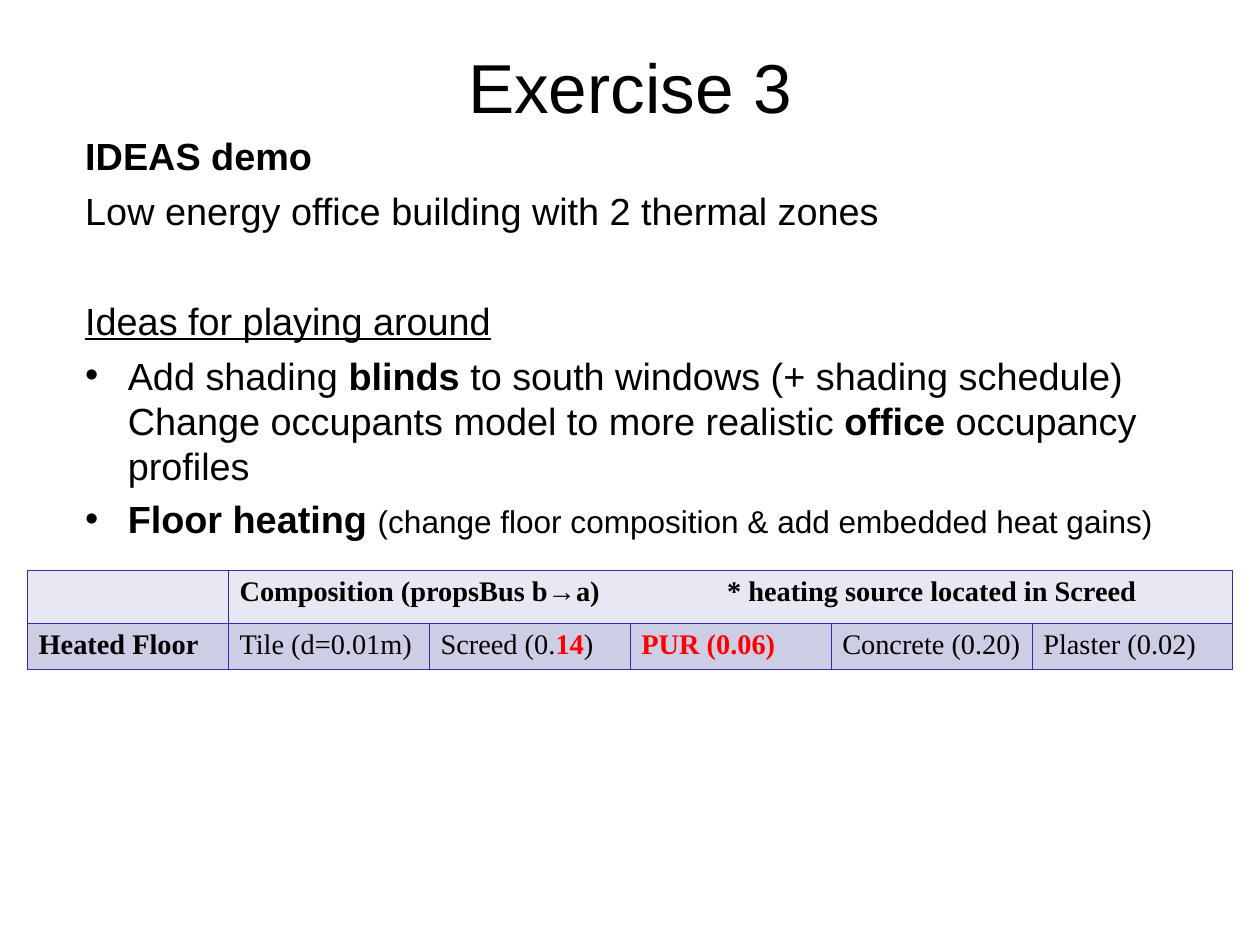
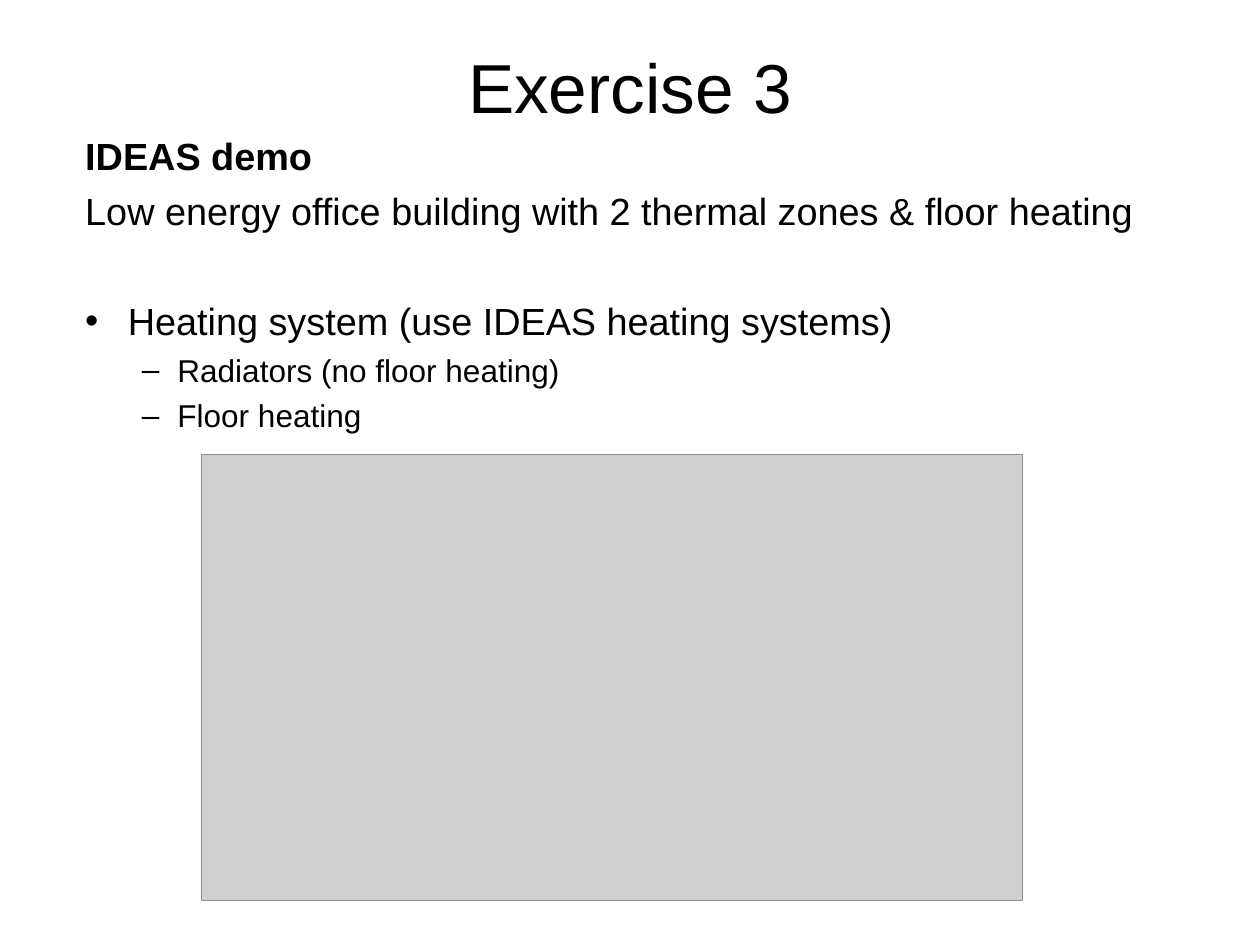
Before and after one commit to open-ideas/__CrashCourse__, a slide deck: slide 22 of Slides/CrashCourse_2014.ppt (slide 21 before the commit). Drawn at 1260x945 pixels with LibreOffice and Linux fonts; fonts in the diff are those of the drawing; grey boxes stand for pictures. Boxes give left, top, right and bottom in pixels: in the first picture for what was removed or moved away, otherwise in the second. Text is boxed around its words. In the diff, an @@ line names an element or a change of style, - is before the commit and + after.

Commit message:
New slides updated from _MVC_DP_CP version

```diff
--- a/Slides/CrashCourse_2014.ppt
+++ b/Slides/CrashCourse_2014.ppt
@@ text at bbox=[85, 197, 1133, 433]: text changed @@
-Low energy office building with 2 thermal zones
-Ideas for playing around
-• Add shading blinds to south windows (+ shading schedule) Change occupants model to more realistic office occupancy profiles
-• Floor heating (change floor composition & add embedded heat gains)
+Low energy office building with 2 thermal zones & floor heating
+• Heating system (use IDEAS heating systems)
+  – Radiators (no floor heating)
+  – Floor heating
@@ picture added at bbox=[202, 455, 1023, 902] @@
@@ table removed at bbox=[27, 570, 1232, 664], 2 rows, 6 columns @@
- | Composition (propsBus b→a) * heating source located in Screed |  |  |  | 
-Heated Floor | Tile (d=0.01m) | Screed (0.14) | PUR (0.06) | Concrete (0.20) | Plaster (0.02)
```
Also in this commit, not shown: 3 other slides changed, 2 slides added, 2 slides removed.
